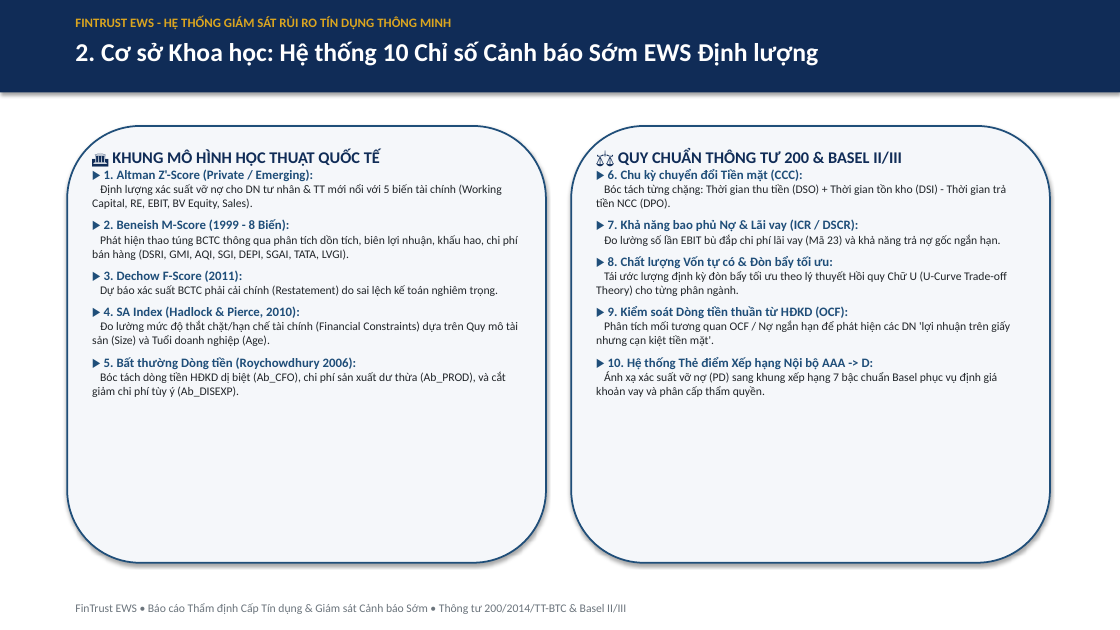
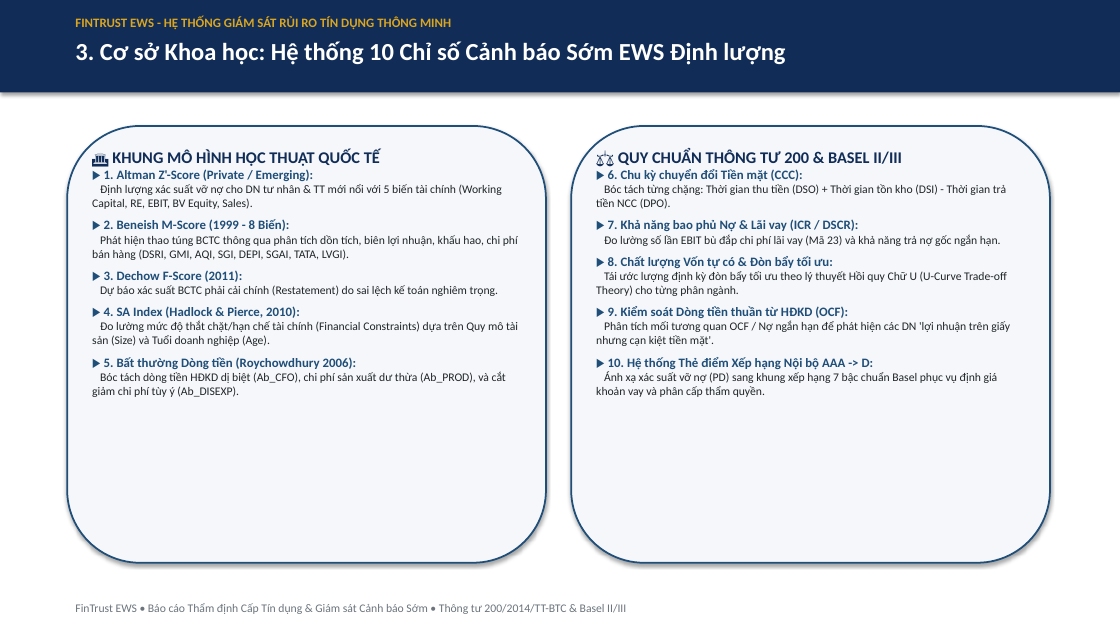
Before and after one commit to SelinaVu/Credit-Risk-Control, a slide deck: slide 4 of FinTrust_EWS_Bao_Cao_Hoi_Dong_Khoa_Hoc.pptx (slide 3 before the commit). Drawn at 1120x630 pixels with LibreOffice and Linux fonts; fonts in the diff are those of the drawing. Boxes give left, top, right and bottom in pixels: in the first picture for what was removed or moved away, otherwise in the second. Text is boxed around its words. In the diff, an @@ line names an element or a change of style, - is before the commit and + after.

```diff
--- a/FinTrust_EWS_Bao_Cao_Hoi_Dong_Khoa_Hoc.pptx
+++ b/FinTrust_EWS_Bao_Cao_Hoi_Dong_Khoa_Hoc.pptx
@@ text at bbox=[75, 41, 785, 65]: text changed; size 22 to 21 pt @@
-2. Cơ sở Khoa học: Hệ thống 10 Chỉ số Cảnh báo Sớm EWS Định lượng
+3. Cơ sở Khoa học: Hệ thống 10 Chỉ số Cảnh báo Sớm EWS Định lượng
```
Also in this commit, not shown: 9 other slides changed, 1 slide added, 1 other file.
